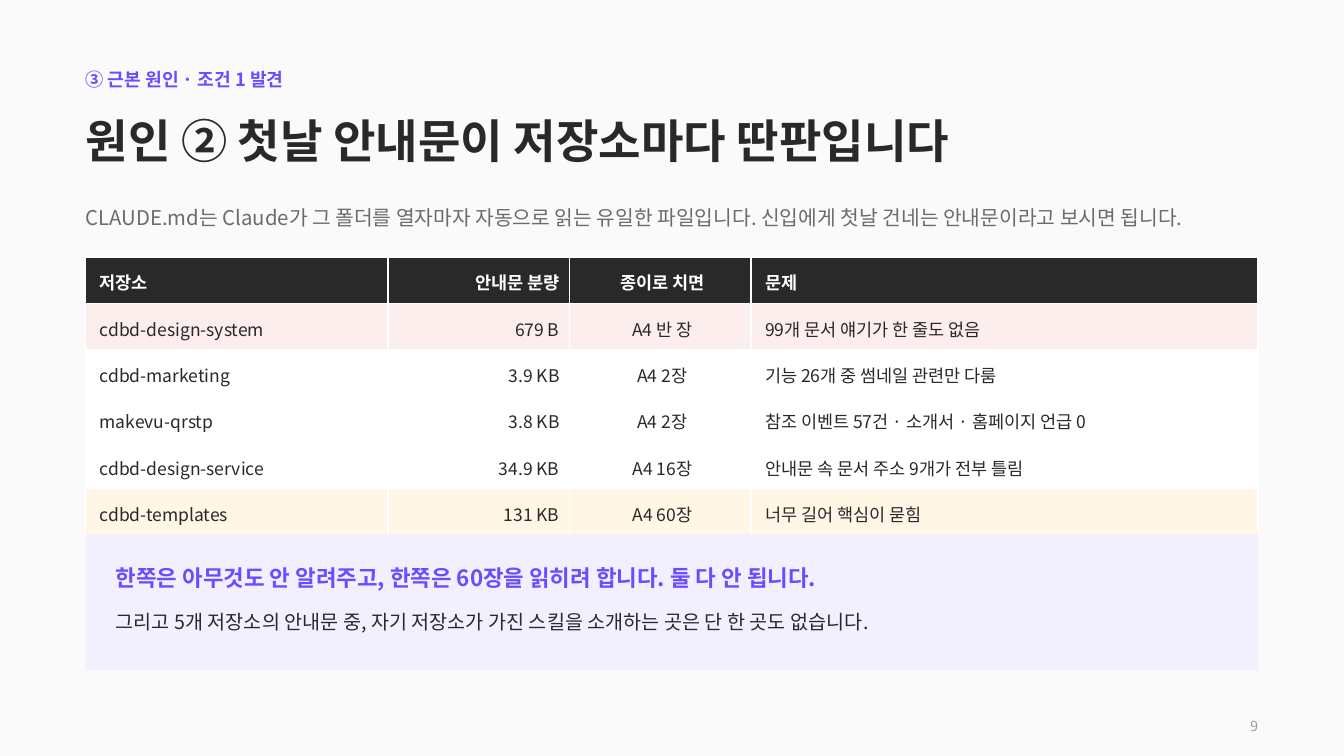
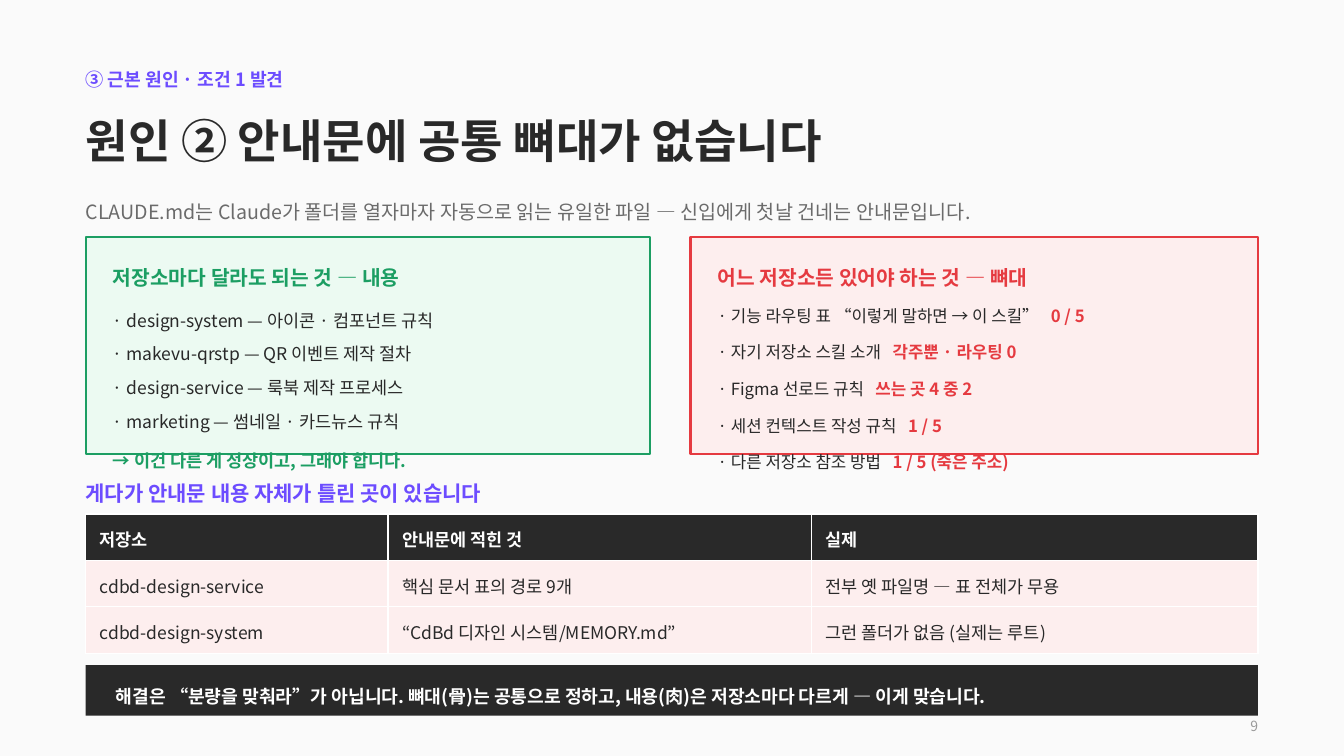
Before and after one commit to CdBd-in/design, a slide deck: slide 9 of CdBd 문서 체계 진단 및 개편 제안.pptx. Drawn at 1344x756 pixels with LibreOffice and Linux fonts; fonts in the diff are those of the drawing. Boxes give left, top, right and bottom in pixels: in the first picture for what was removed or moved away, otherwise in the second. Text is boxed around its words. In the diff, an @@ line names an element or a change of style, - is before the commit and + after.

```diff
--- a/CdBd 문서 체계 진단 및 개편 제안.pptx
+++ b/CdBd 문서 체계 진단 및 개편 제안.pptx
@@ text at [86,118,822,163]: text changed @@
-원인 ② 첫날 안내문이 저장소마다 딴판입니다
+원인 ② 안내문에 공통 뼈대가 없습니다
@@ text at [86,203,971,221]: text changed; size 14.5 to 14 pt @@
-CLAUDE.md는 Claude가 그 폴더를 열자마자 자동으로 읽는 유일한 파일입니다. 신입에게 첫날 건네는 안내문이라고 보시면 됩니다.
+CLAUDE.md는 Claude가 폴더를 열자마자 자동으로 읽는 유일한 파일 — 신입에게 첫날 건네는 안내문입니다.
@@ rectangle added at [86,237,650,454], fill #ECFAF2, outline #1C9E63 1.5 pt @@
@@ rectangle added at [691,237,1258,454], fill #FDEEEE, outline #E53A40 1.5 pt @@
@@ table removed at [86,257,1258,535], 6 rows, 4 columns @@
-저장소 | 안내문 분량 | 종이로 치면 | 문제
-cdbd-design-system | 679 B | A4 반 장 | 99개 문서 얘기가 한 줄도 없음
-cdbd-marketing | 3.9 KB | A4 2장 | 기능 26개 중 썸네일 관련만 다룸
-makevu-qrstp | 3.8 KB | A4 2장 | 참조 이벤트 57건 · 소개서 · 홈페이지 언급 0
-cdbd-design-service | 34.9 KB | A4 16장 | 안내문 속 문서 주소 9개가 전부 틀림
-cdbd-templates | 131 KB | A4 60장 | 너무 길어 핵심이 묻힘
@@ text added at [113,268,399,287], 14.5 pt, text #1C9E63, bold @@
+저장소마다 달라도 되는 것 — 내용
@@ text added at [718,268,1027,287], 14.5 pt, text #E53A40, bold @@
+어느 저장소든 있어야 하는 것 — 뼈대
@@ text added at [127,312,433,471], 12.5 pt, text #292929 @@
+· design-system — 아이콘 · 컴포넌트 규칙
+· makevu-qrstp — QR 이벤트 제작 절차
+· design-service — 룩북 제작 프로세스
+· marketing — 썸네일 · 카드뉴스 규칙
+→ 이건 다른 게 정상이고, 그래야 합니다.
@@ text added at [731,308,1085,471], 12 pt, text #292929 @@
+· 기능 라우팅 표 “이렇게 말하면 → 이 스킬” 0 / 5
+· 자기 저장소 스킬 소개 각주뿐 · 라우팅 0
+· Figma 선로드 규칙 쓰는 곳 4 중 2
+· 세션 컨텍스트 작성 규칙 1 / 5
+· 다른 저장소 참조 방법 1 / 5 (죽은 주소)
@@ text added at [86,483,481,503], 15 pt, text #6C4CFF, bold @@
+게다가 안내문 내용 자체가 틀린 곳이 있습니다
@@ table added at [86,514,1258,653], 3 rows, 3 columns @@
+저장소 | 안내문에 적힌 것 | 실제
+cdbd-design-service | 핵심 문서 표의 경로 9개 | 전부 옛 파일명 — 표 전체가 무용
+cdbd-design-system | “CdBd 디자인 시스템/MEMORY.md” | 그런 폴더가 없음 (실제는 루트)
@@ text removed at [116,567,868,633] @@
-한쪽은 아무것도 안 알려주고, 한쪽은 60장을 읽히려 합니다. 둘 다 안 됩니다.
-그리고 5개 저장소의 안내문 중, 자기 저장소가 가진 스킬을 소개하는 곳은 단 한 곳도 없습니다.
@@ rectangle: place and size @@
-rectangle at [86,534,1258,670]
+rectangle at [86,665,1258,716]
@@ rectangle at [86,665,1258,716]: fill #F2F0FF to #292929 @@
@@ text added at [116,687,985,707], 13 pt, text #FFFFFF, bold @@
+해결은 “분량을 맞춰라”가 아닙니다. 뼈대(骨)는 공통으로 정하고, 내용(肉)은 저장소마다 다르게 — 이게 맞습니다.
```
Also in this commit, not shown: 4 other slides changed, 1 other file.
